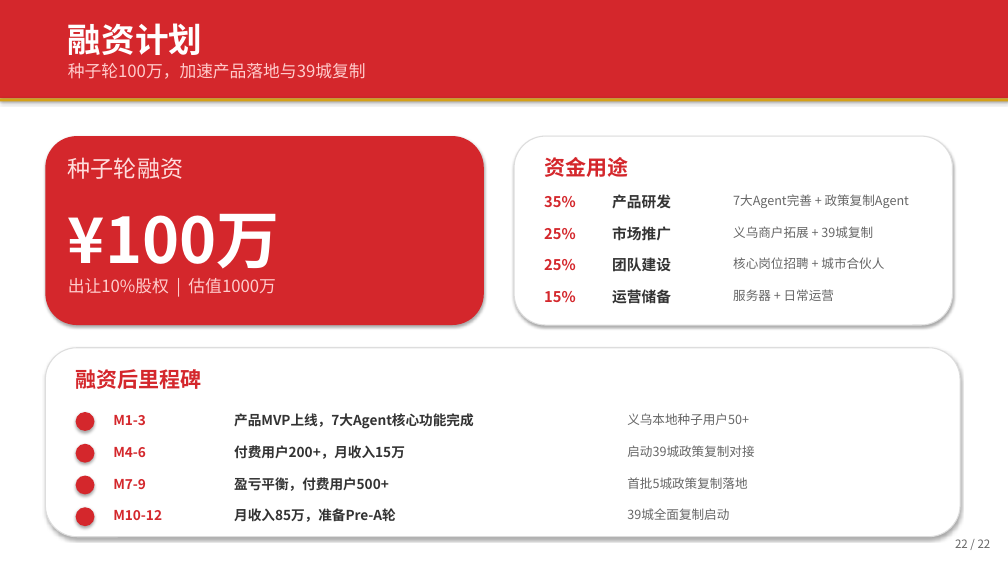
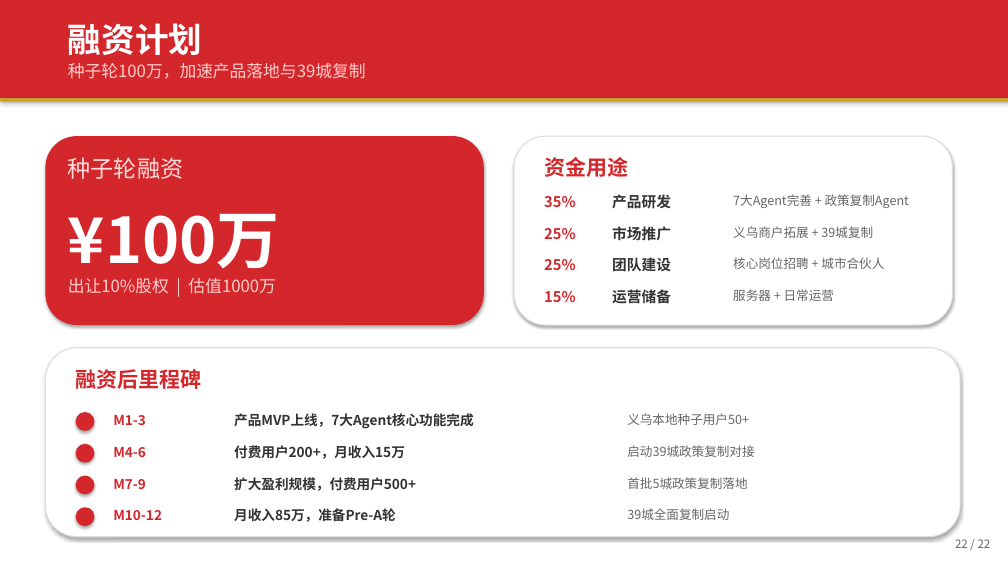
Before and after one commit to yigenfeng0707-netizen/yiwu-global-ai-agent, a slide deck: slide 22 of docs/路演PPT_V2.pptx. Drawn at 1008x567 pixels with LibreOffice and Linux fonts; fonts in the diff are those of the drawing. Boxes give left, top, right and bottom in pixels: in the first picture for what was removed or moved away, otherwise in the second. Text is boxed around its words. In the diff, an @@ line names an element or a change of style, - is before the commit and + after.

```diff
--- a/docs/路演PPT_V2.pptx
+++ b/docs/路演PPT_V2.pptx
@@ text at (234, 477, 416, 491): text changed @@
-盈亏平衡，付费用户500+
+扩大盈利规模，付费用户500+
```
Also in this commit, not shown: 1 other slide changed, 44 other files.
